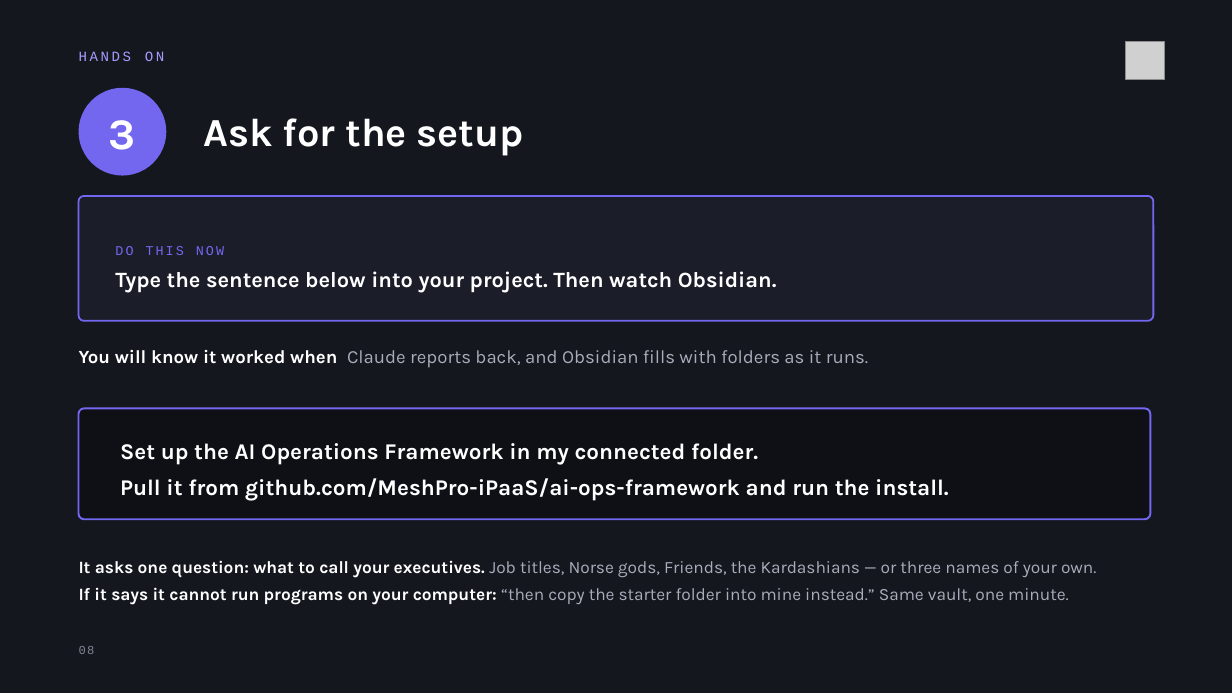
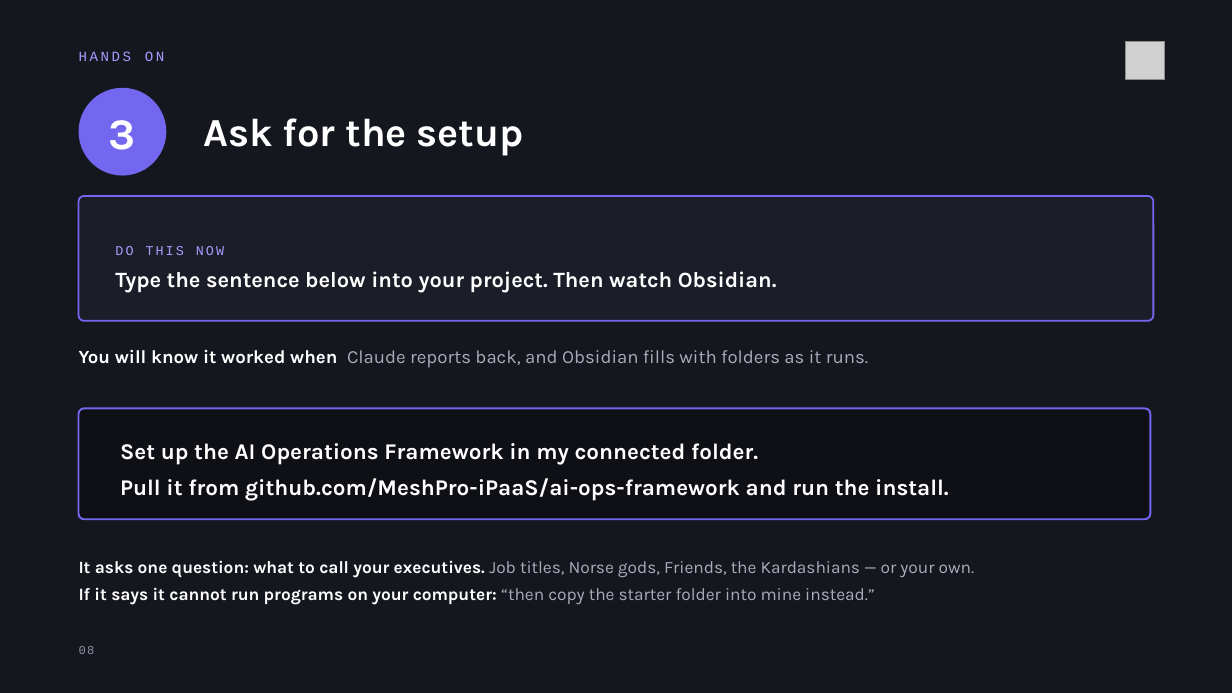
Before and after one commit to MeshPro-iPaaS/ai-ops-framework, a slide deck: slide 8 of docs/Personal AI Assistant — Installation.pptx. Drawn at 1232x693 pixels with LibreOffice and Linux fonts; fonts in the diff are those of the drawing; grey boxes stand for pictures. Boxes give left, top, right and bottom in pixels: in the first picture for what was removed or moved away, otherwise in the second. Text is boxed around its words. In the diff, an @@ line names an element or a change of style, - is before the commit and + after.

```diff
--- a/docs/Personal AI Assistant — Installation.pptx
+++ b/docs/Personal AI Assistant — Installation.pptx
@@ text at <box>115,246,224,255</box>: text colour #7367F0 to #A59CFF in "DO THIS NOW" @@
@@ text at <box>79,560,974,605</box>: text changed @@
-It asks one question: what to call your executives. Job titles, Norse gods, Friends, the Kardashians — or three names of your own.
-If it says it cannot run programs on your computer: “then copy the starter folder into mine instead.” Same vault, one minute.
+It asks one question: what to call your executives. Job titles, Norse gods, Friends, the Kardashians — or your own.
+If it says it cannot run programs on your computer: “then copy the starter folder into mine instead.”
```
Also in this commit, not shown: 17 other slides changed, 1 other file.
